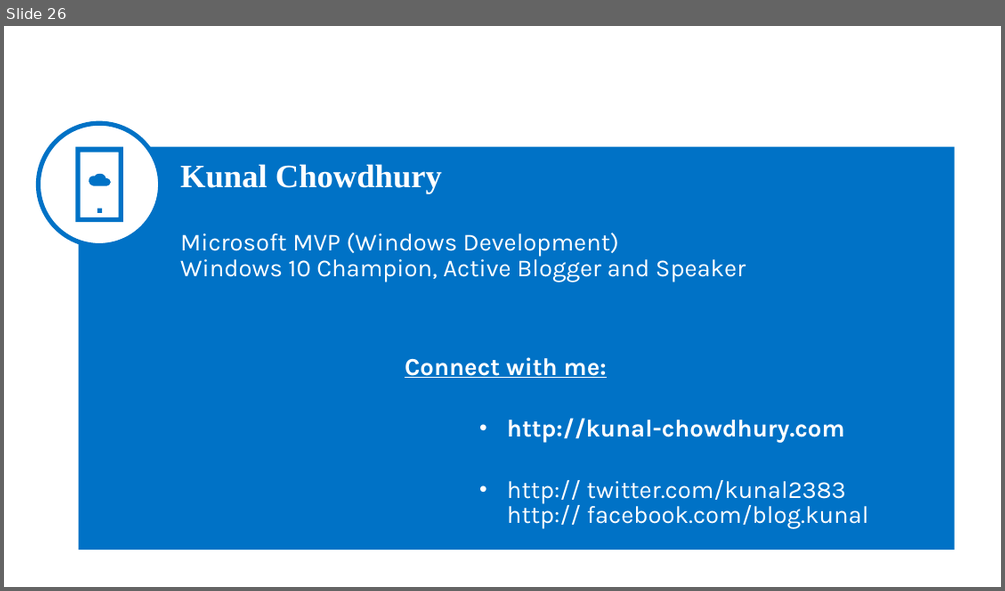
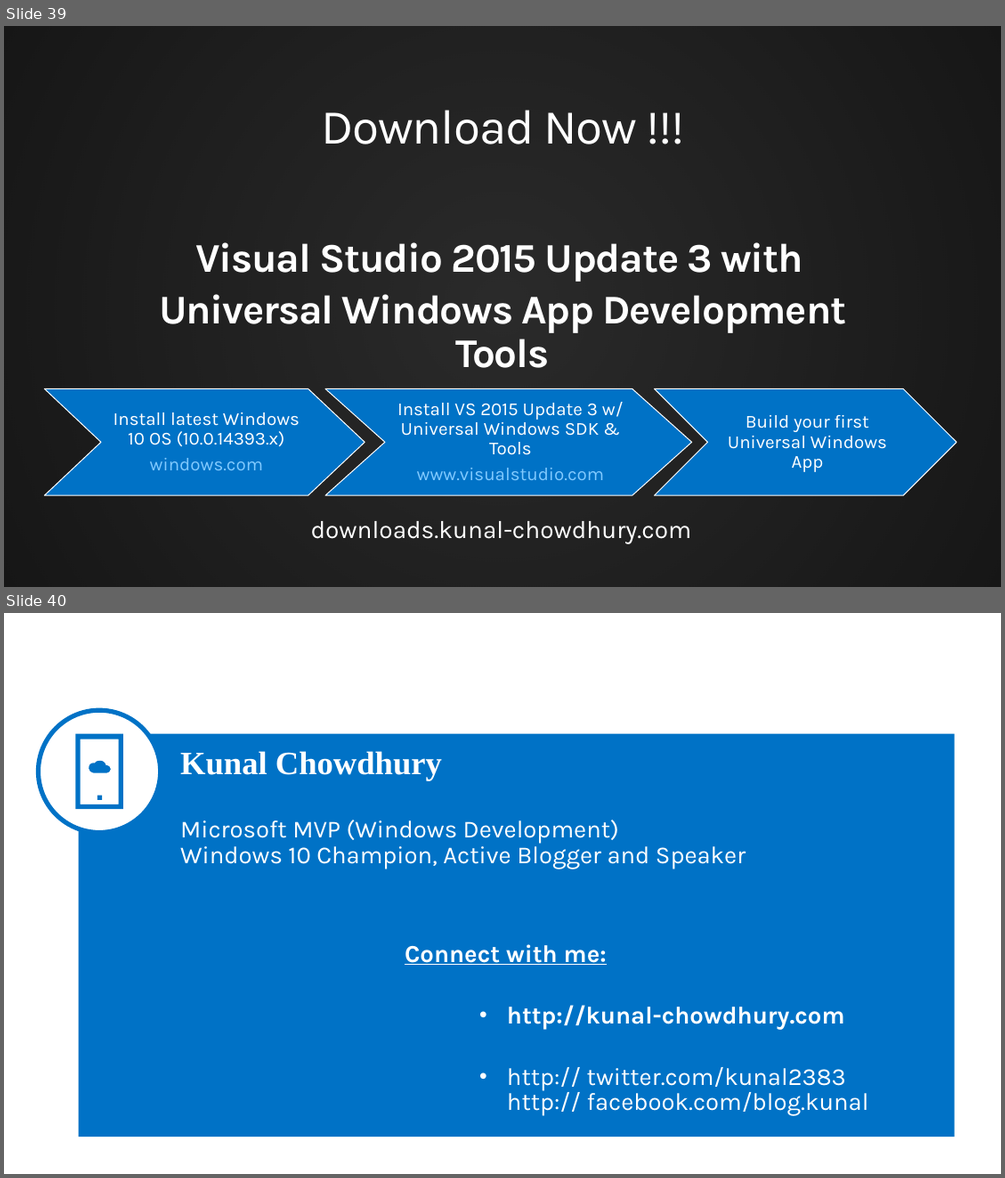
Before and after one commit to kunal-chowdhury/Public-Speakings, a slide deck: 20161112-12-Nov-2016, Microsoft Azure MVP Bootcamp/Azure App Services and Universal Windows Platform.pptx. Shown one above the other, each under a label of ours: slide 26 before the commit, slides 39 and 40 after it. The pictures are 1005x591 and 1005x1178 pixels, drawn with LibreOffice and Linux fonts; fonts in the diff are those of the drawing; background and template pictures are left out; a plain dark background stands for a picture behind light text. Boxes give left, top, right and bottom in pixels: in the first picture for what was removed or moved away, otherwise in the second. Text is boxed around its words. In the diff, an @@ line names an element or a change of style, - is before the commit and + after.

Commit message:
Updated the slides for 'Microsoft Azure MVP Bootcamp - 12Nov2016' on 'Azure App Services and Universal Windows Platform'

```diff
--- a/20161112-12-Nov-2016, Microsoft Azure MVP Bootcamp/Azure App Services and Universal Windows Platform.pptx
+++ b/20161112-12-Nov-2016, Microsoft Azure MVP Bootcamp/Azure App Services and Universal Windows Platform.pptx
@@ slide 39 added at (x1=4, y1=26, x2=1001, y2=587), background picture (left out) @@
@@ rectangle added at (x1=4, y1=26, x2=1001, y2=587), fill gradient #000000 @@
@@ text added at (x1=321, y1=110, x2=637, y2=144), 48 pt, text #FFFFFF @@
+Download Now !!!
@@ text added at (x1=195, y1=242, x2=803, y2=281), 40 pt, text #FFFFFF, bold @@
+Visual Studio 2015 Update 3 with
@@ title added at (x1=159, y1=294, x2=847, y2=368), 40 pt, text #FFFFFF, bold @@
+Universal Windows App Development Tools
@@ freeform shape added at (x1=44, y1=389, x2=364, y2=496), fill #0072C6, outline #FFFFFF 0.85 pt, 18 pt, text #FFFFFF @@
+Install latest Windows 10 OS (10.0.14393.x)
+windows.com
@@ freeform shape added at (x1=325, y1=389, x2=691, y2=496), fill #0072C6, outline #FFFFFF 0.85 pt, 18 pt, text #FFFFFF @@
+Install VS 2015 Update 3 w/ Universal Windows SDK & Tools
+www.visualstudio.com
@@ freeform shape added at (x1=654, y1=389, x2=956, y2=496), fill #0072C6, outline #FFFFFF 0.85 pt, 18 pt, text #FFFFFF @@
+Build your first Universal Windows App
@@ text added at (x1=311, y1=521, x2=692, y2=544), 24.5 pt, text #FFFFFF @@
+downloads.kunal-chowdhury.com
@@ what was slide 26 is now slide 40 @@
```
Also in this commit, not shown: 2 slides changed, 15 other slides added, 2 slides removed.
